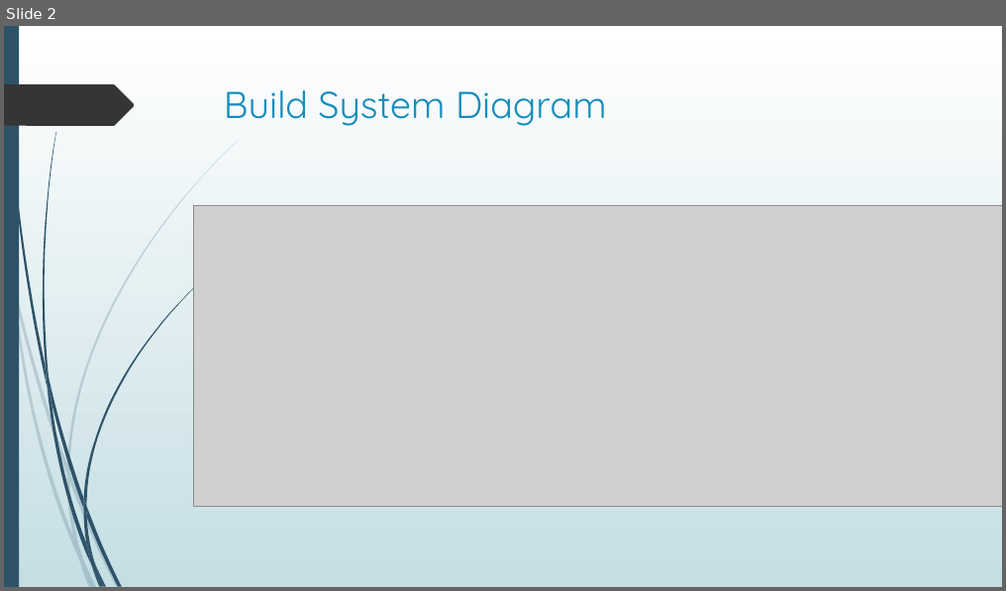
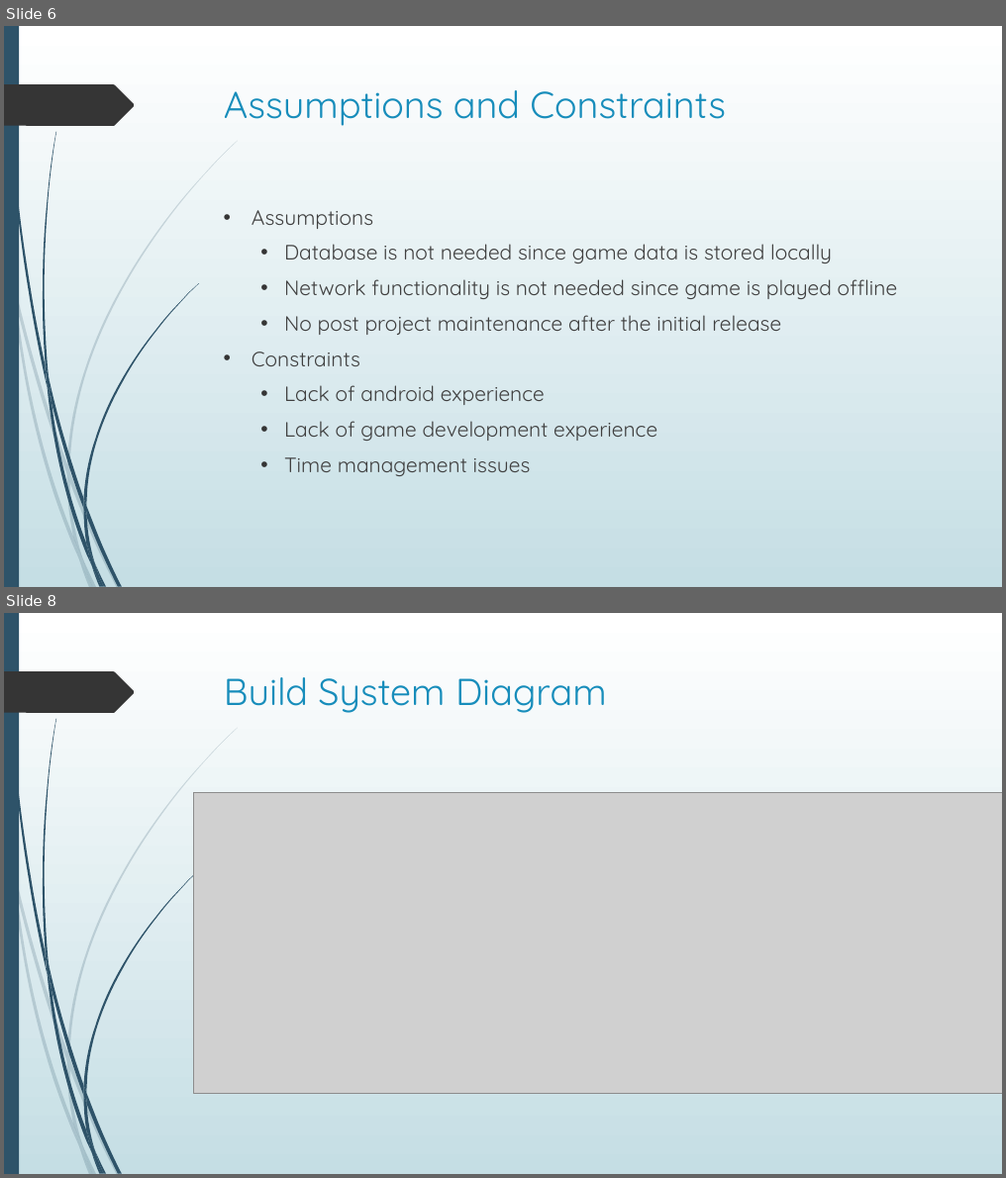
Before and after one commit to Thekipz/UniTycoon, a slide deck: University Tycoon.pptx. Shown one above the other, each under a label of ours: slide 2 before the commit, slides 6 and 8 after it; the slides between them are not shown. The pictures are 1006x591 and 1006x1178 pixels, drawn with LibreOffice and Linux fonts; fonts in the diff are those of the drawing; grey boxes stand for pictures. Boxes give left, top, right and bottom in pixels: in the first picture for what was removed or moved away, otherwise in the second. Text is boxed around its words. In the diff, an @@ line names an element or a change of style, - is before the commit and + after.

```diff
--- a/University Tycoon.pptx
+++ b/University Tycoon.pptx
@@ slide 6 added at (4,26,1002,587), background gradient #FFFFFF to #C5DEE5; not listed: 24 template elements that a slide beside it also shows @@
@@ title added at (224,90,726,126), 36 pt, text #178DBB @@
+Assumptions and Constraints
@@ text added at (252,210,898,476), 20 pt, text #404040 @@
+• Assumptions
+  • Database is not needed since game data is stored locally
+  • Network functionality is not needed since game is played offline
+  • No post project maintenance after the initial release
+• Constraints
+  • Lack of android experience
+  • Lack of game development experience
+  • Time management issues
@@ what was slide 2 is now slide 8 @@
```
Also in this commit, not shown: 1 slide changed, 5 other slides added.
